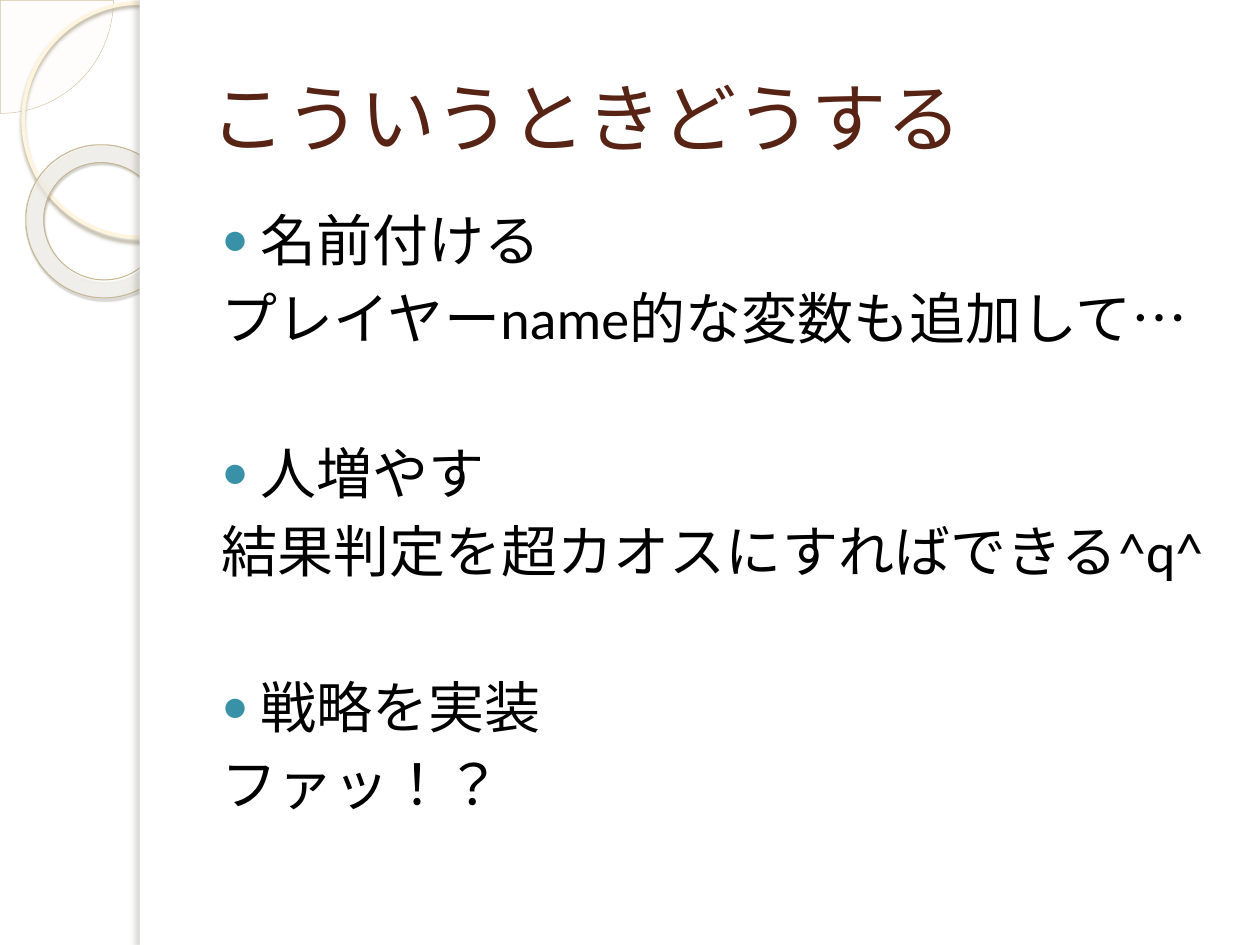
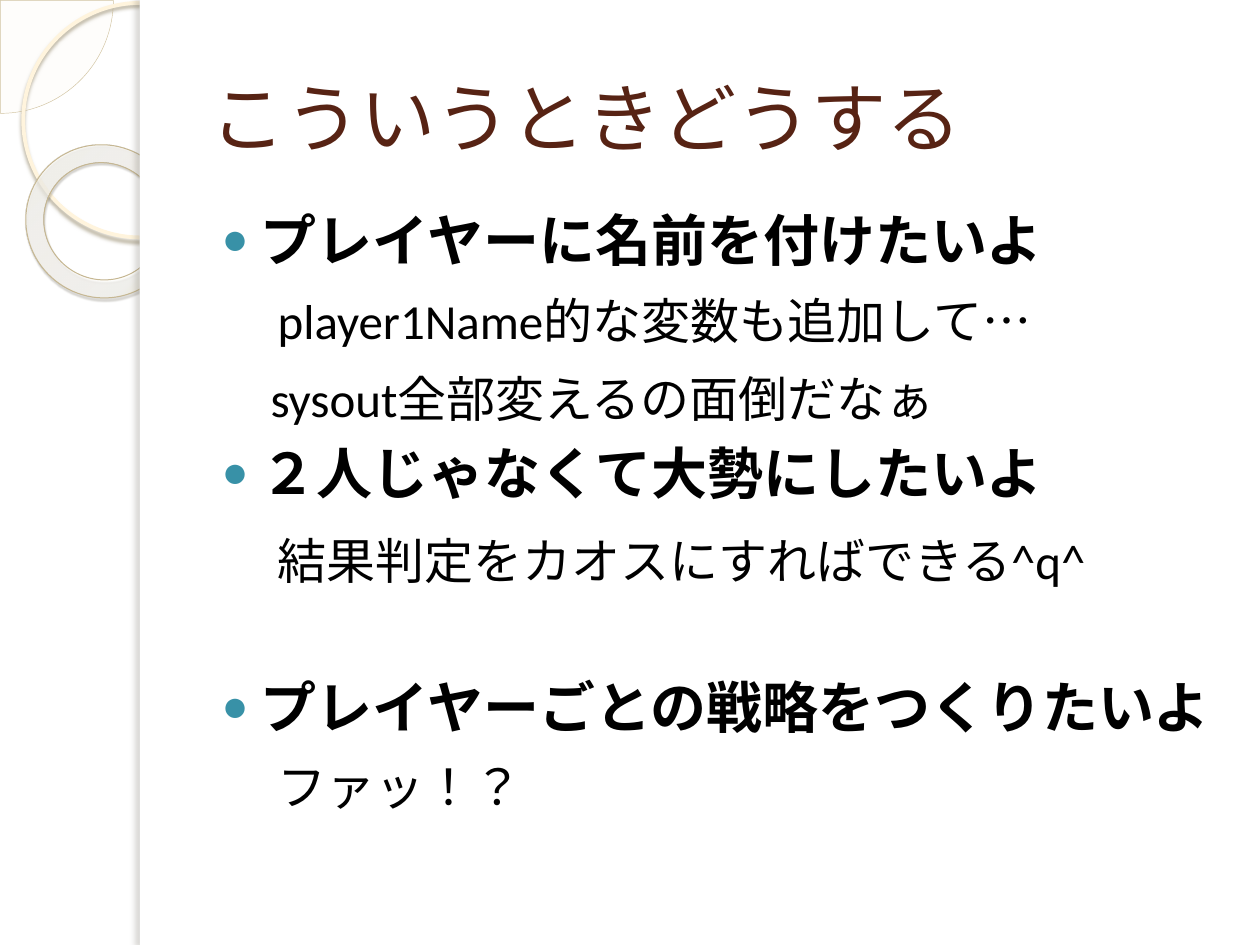
Before and after one commit to yuridonus/FEstudy, a slide deck: slide 12 of objectStudy.pptx (slide 11 before the commit). Drawn at 1260x945 pixels with LibreOffice and Linux fonts; fonts in the diff are those of the drawing; background and template pictures are left out. Boxes give left, top, right and bottom in pixels: in the first picture for what was removed or moved away, otherwise in the second. Text is boxed around its words. In the diff, an @@ line names an element or a change of style, - is before the commit and + after.

Commit message:
ppt_edit

```diff
--- a/objectStudy.pptx
+++ b/objectStudy.pptx
@@ text at (261,213,1210,733): text changed; size 32 to 28 pt @@
-● 名前付ける
-プレイヤーname的な変数も追加して…
-● 人増やす
-結果判定を超カオスにすればできる^q^
-● 戦略を実装
+● プレイヤーに名前を付けたいよ
+player1Name的な変数も追加して…
+sysout全部変えるの面倒だなぁ
+● ２人じゃなくて大勢にしたいよ
+結果判定をカオスにすればできる^q^
+● プレイヤーごとの戦略をつくりたいよ
@@ text at (278,767,523,809): size 32 to 28 pt in "ファッ！？" @@
```
Also in this commit, not shown: 7 other slides changed, 10 slides added, 6 slides removed.
